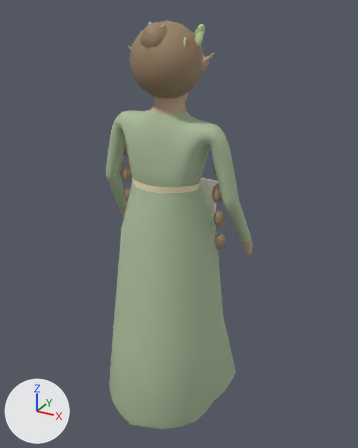
The glTF model creatures/models/people/alis_true.gltf as it was, and as the next commit left it.
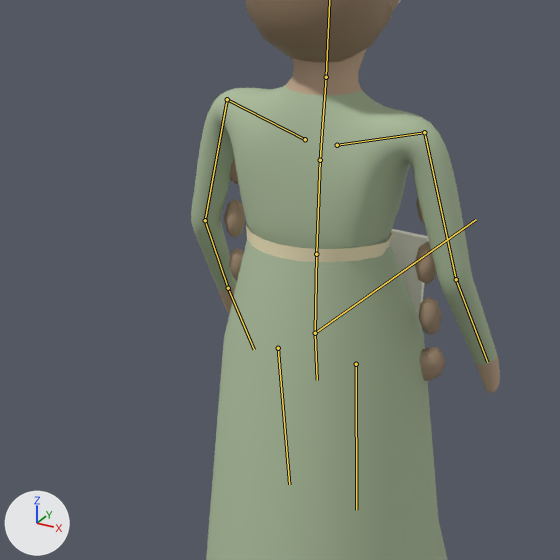
Each version is shown whole from a 50 mm camera at (0.849, -1.388, 1.424) aimed at (0.053, 0.058, 0.7), then close up on the part from 4% to 78% of the width and 15% to 75% of the height. Lighting does not change. The marker at lower left points along +X, +Y and +Z. The first two pictures are the older version. Both versions are drawn at frame 52 of the action 'idle'; the numbers are the values there. The bones that change, and the others that lie on the model, are drawn over the model as lines in the close-ups.

Objects in the first close-up: 'alis_true'.
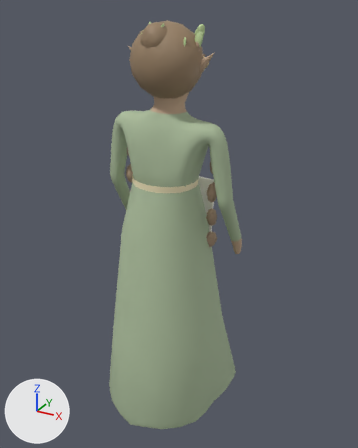
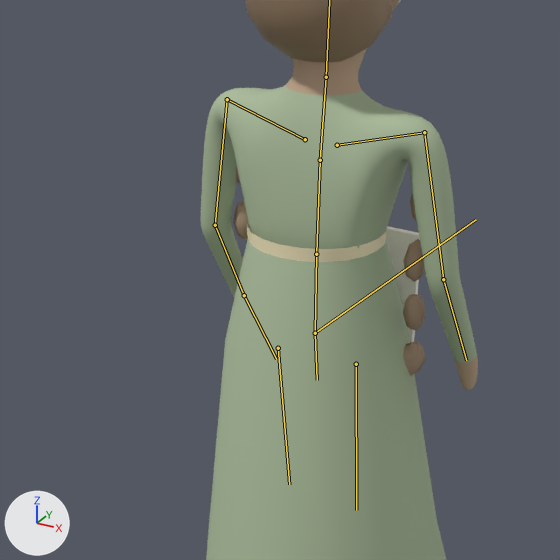
What the commit changed:
Bone 'arm_l' (bone_arm_l) turns from (2, 0, 3) to (2, 0, -2) degrees about its own x, y and z.
Bone 'arm_r' (bone_arm_r) turns from (0, 0, -3) to (0, 0, 2) degrees about its own x, y and z.

What differs and where, as boxes (x1, y1, x2, y2) in the close-ups (560 x 560 px):
'alis_true', posed
    before: (191, 0, 500, 560)
    after: (200, 0, 478, 560)
bone 'arm_l', root to tip
    before: (227, 99) to (205, 220)
    after: (227, 99) to (215, 225)
bone 'arm_r', root to tip
    before: (424, 132) to (456, 279)
    after: (424, 132) to (443, 279)
